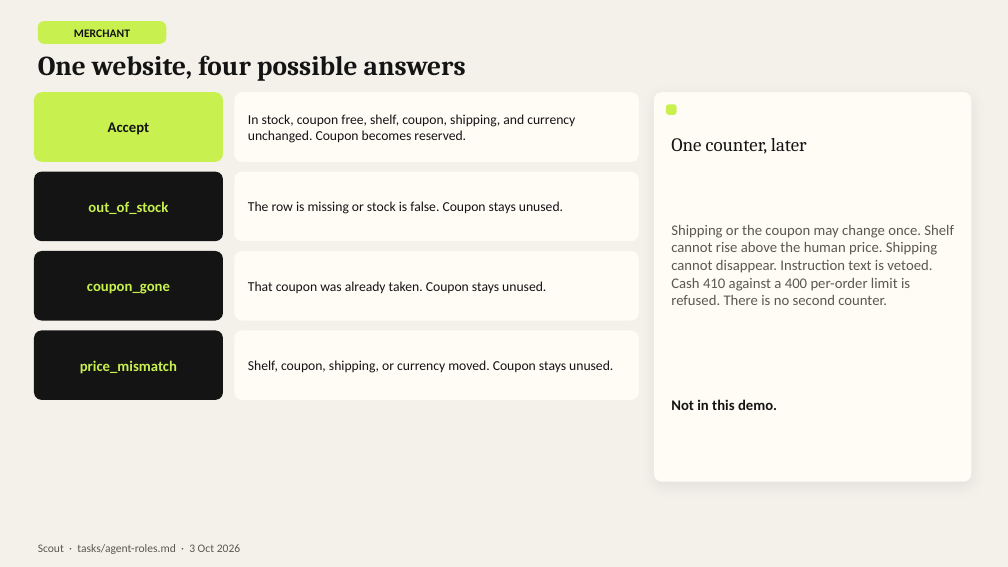
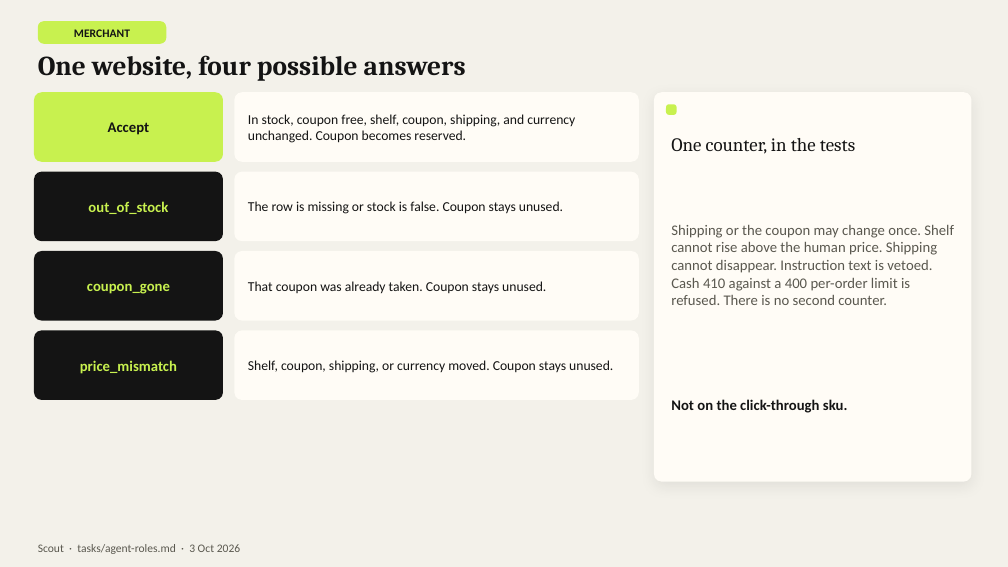
Before and after one commit to jaccokwok/Agentic-Commerce, a slide deck: slide 9 of tasks/artifacts/scout-hackathon.pptx. Drawn at 1008x567 pixels with LibreOffice and Linux fonts; fonts in the diff are those of the drawing. Boxes give left, top, right and bottom in pixels: in the first picture for what was removed or moved away, otherwise in the second. Text is boxed around its words. In the diff, an @@ line names an element or a change of style, - is before the commit and + after.

```diff
--- a/tasks/artifacts/scout-hackathon.pptx
+++ b/tasks/artifacts/scout-hackathon.pptx
@@ text at box(671, 138, 855, 154): text changed @@
-One counter, later
+One counter, in the tests
@@ text at box(671, 399, 848, 413): text changed @@
-Not in this demo.
+Not on the click-through sku.
```
Also in this commit, not shown: 3 other slides changed, 19 slides added, 23 other files.
